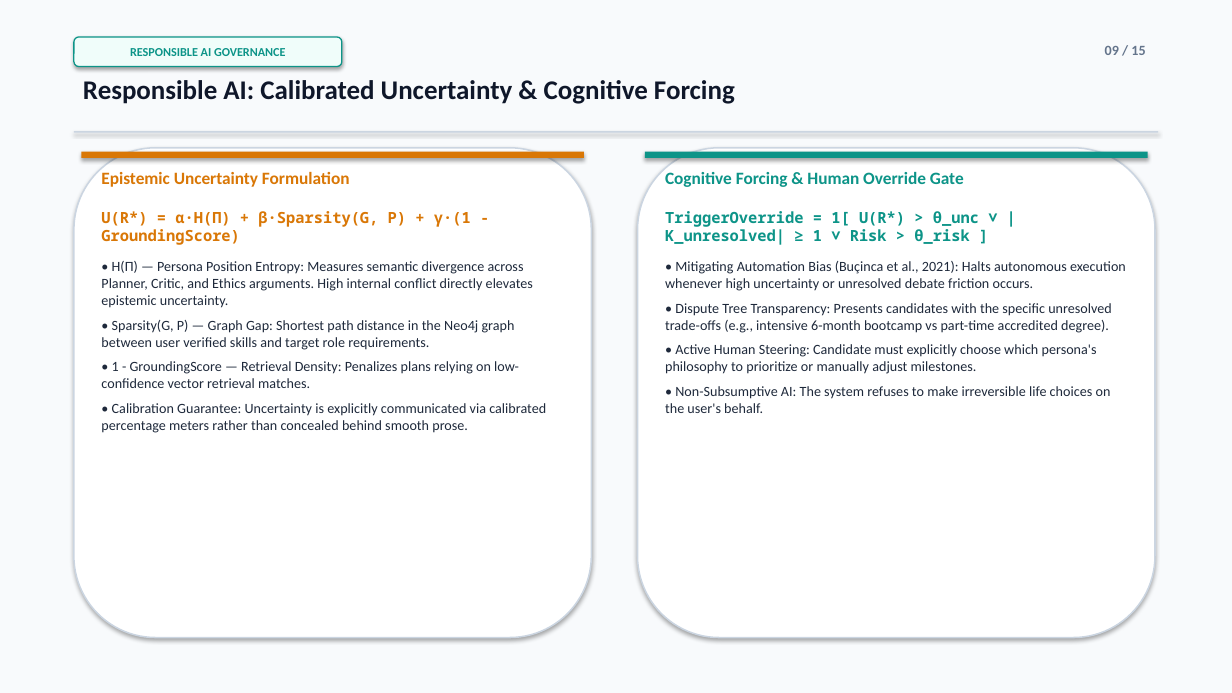
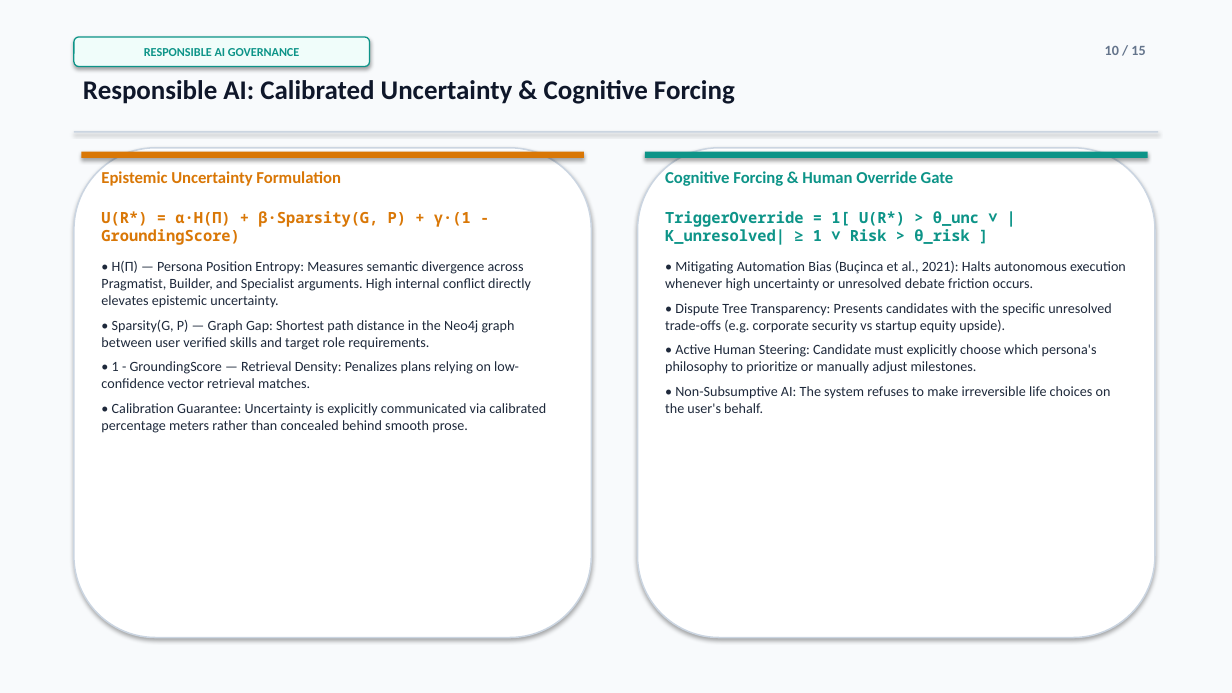
Before and after one commit to parth2024-tech/rai-project, a slide deck: slide 10 of Final_Presentation.pptx (slide 9 before the commit). Drawn at 1232x693 pixels with LibreOffice and Linux fonts; fonts in the diff are those of the drawing. Boxes give left, top, right and bottom in pixels: in the first picture for what was removed or moved away, otherwise in the second. Text is boxed around its words. In the diff, an @@ line names an element or a change of style, - is before the commit and + after.

Commit message:
feat: synchronize personas, 5-stage debate loop, and flowcharts in Final_Presentation.pptx

```diff
--- a/Final_Presentation.pptx
+++ b/Final_Presentation.pptx
@@ rounded rectangle "RESPONSIBLE AI GOVERNANCE": place and size @@
-rounded rectangle "RESPONSIBLE AI GOVERNANCE" at (74,37,342,67)
+rounded rectangle "RESPONSIBLE AI GOVERNANCE" at (74,37,370,67)
@@ text at (1105,46,1145,55): text changed @@
-09 / 15
+10 / 15
@@ text "Epistemic Uncertainty Formulation" at (101,171,341,186): size 13.5 to 13 pt @@
@@ text "Cognitive Forcing & Human Override ..." at (665,171,954,186): size 13.5 to 13 pt @@
@@ text at (101,261,531,308): text changed @@
-• H(Π) — Persona Position Entropy: Measures semantic divergence across Planner, Critic, and Ethics arguments. High internal conflict directly elevates epistemic uncertainty.
+• H(Π) — Persona Position Entropy: Measures semantic divergence across Pragmatist, Builder, and Specialist arguments. High internal conflict directly elevates epistemic uncertainty.
@@ text at (665,303,1112,333): text changed @@
-• Dispute Tree Transparency: Presents candidates with the specific unresolved trade-offs (e.g., intensive 6-month bootcamp vs part-time accredited degree).
+• Dispute Tree Transparency: Presents candidates with the specific unresolved trade-offs (e.g. corporate security vs startup equity upside).
```
Also in this commit, not shown: 11 other slides changed, 3 slides added, 3 slides removed, 4 other files.
